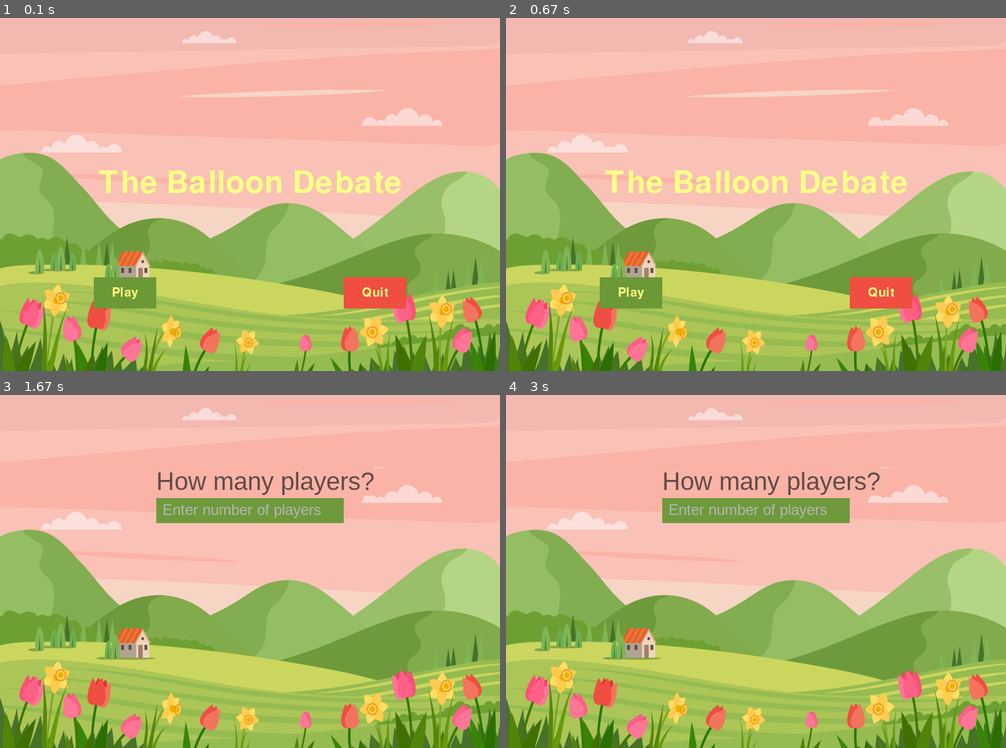
Above: before the commit, frames 1-4 (two rows, left to right).
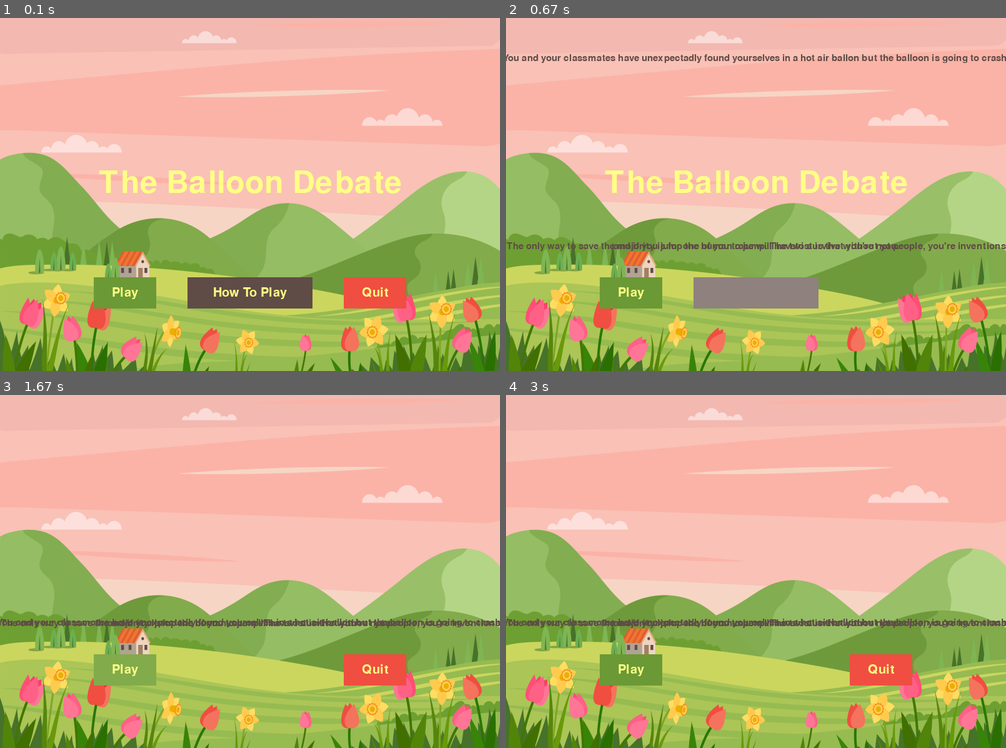
Above: after the commit, the same moments.

Repository: Rustbolt/The_Balloon_Debate
Game: pygame game, started from The_Balloon_Debate.py
The game is run twice, just before and just after one commit, with the same random seed, the same clock (stepped at 60 frames per second) and the same inputs.
Inputs (mouse positions are in pixels of both pictures, inside the frame that each line leads up to):
- Up to frame 1 (0.1 s): no input
- Up to frame 2 (0.67 s): click (756, 293) at 0.42 s, where only the run after the commit has a clickable "How To Play"
- Up to frame 3 (1.67 s): click "Play" at 0.77 s
- Up to frame 4 (3 s): move the mouse to (756, 585) at 1.9 s; click (756, 585) at 2 s

The runs differ from the first frame. In frame 1, 2.2% of the frame differs, in the area x 37-63%, y 73-83%; in frame 2, 5.3%; in frame 3, 7.3%; in frame 4, 7.4%, in the area x 0-100%, y 20-83%.

Commit message:
Added a button (How To Play)

Diff:
--- a/The_Balloon_Debate.py
+++ b/The_Balloon_Debate.py
@@ -10,8 +10,7 @@
 
 
 # To initialise a game in pygame
-
-screenSize(800,600)
+screenSize(800,600,xpos=None, ypos=None, fullscreen=False)
 display_width = 800
 display_height = 600
 
@@ -20,7 +19,10 @@
 white = (0, 0, 0)
 red =  (240, 78, 65)
 green =(107, 153, 53)
+
 text_colour = "#5f4c46"
+text_colour_rgb = (95,76,70)
+text_colour_light = (143,129,125)
 background_colour = "#fbb3a7"
 bright_red = (244, 115, 93)
 bright_green =(130, 171, 75)
@@ -44,6 +46,11 @@
 
 # list of invention
 inventions = ["Money","Selfie-Stick","Computer","Toilet","Phone", "Clock"]
+about = ["You and your classmates have unexpectadly found yourselves in a hot air ballon but the balloon is going to crash.",
+         "The only way to save the majority is for one of you to jump. The twist is that you're not people, you're inventions",
+         "and if you jump the human race will haveto survive without you.",
+         "Each of you must put foward your case why you are the most important invention wile finding reasons why the other inventions aren't as important as you",
+         "When the time is up or you press return you will vote to decide who goes overboard."]
 
 
 def balloon(x, y):
@@ -54,6 +61,9 @@
     textSurface = font.render(text, True, (255, 255, 133))
     return textSurface, textSurface.get_rect()
 
+def text_objects_howto(text, font):
+    textSurface = font.render(text, True, (95,76,70))
+    return textSurface, textSurface.get_rect()
 
 def message_display(text):
     largeText = pygame.font.Font('freesansbold.ttf', 115)
@@ -63,6 +73,13 @@
     pygame.display.update()
     time.sleep(1)
 
+def instruction_message(text, height):
+    largeText = pygame.font.Font('freesansbold.ttf', 15)
+    TextSurf, TextRect = text_objects_howto(text, largeText)
+    TextRect.center = ((display_width / 2), height)
+    screen.blit(TextSurf, TextRect)
+    pygame.display.update()
+    clock.tick(15)
 
 def game_intro():
     intro = True
@@ -79,11 +96,47 @@
         screen.blit(TextSurf, TextRect)
 
         button("Play", 150, 450, 100, 50, green, bright_green, player_names)
+        button("How To Play", 300, 450, 200, 50, text_colour_rgb, text_colour_light, how_to_play)
         button("Quit", 550, 450, 100, 50, red, bright_red, quit_game)
 
+
         pygame.display.update()
         clock.tick(15)
 
+def how_to_play():
+    new_line = 100
+
+
+    intro = True
+
+    while intro:
+        for event in pygame.event.get():
+            if event.type == pygame.QUIT:
+                pygame.quit()
+                quit()
+
+        for index in range(0, len(about) - 1):
+            instruction_message(about[index], new_line)
+            while new_line < 400:
+                new_line += 50
+        screen.blit(background, (0, 0))
+
+
+        button("Play", 150, 450, 100, 50, green, bright_green, player_names)
+        button("Quit", 550, 450, 100, 50, red, bright_red, quit_game)
+
+        pygame.display.update()
+        clock.tick(15)
+
+
+
+#You and your classmates have unexpectadly found yourselves in a hot air ballon but the balloon is going to crash.
+#The only way to save the majority is for one of you to jump. The twist is that you're not people, you're inventions
+#and if you jump the human race will haveto survive without you.
+
+#Each of you must put foward your case why you are the most important invention wile finding reasons why the other inventions aren't as important as you
+
+#When the time is up or you press return you will vote to decide who goes overboard.
 
 def player_names():
     player_enter = True
